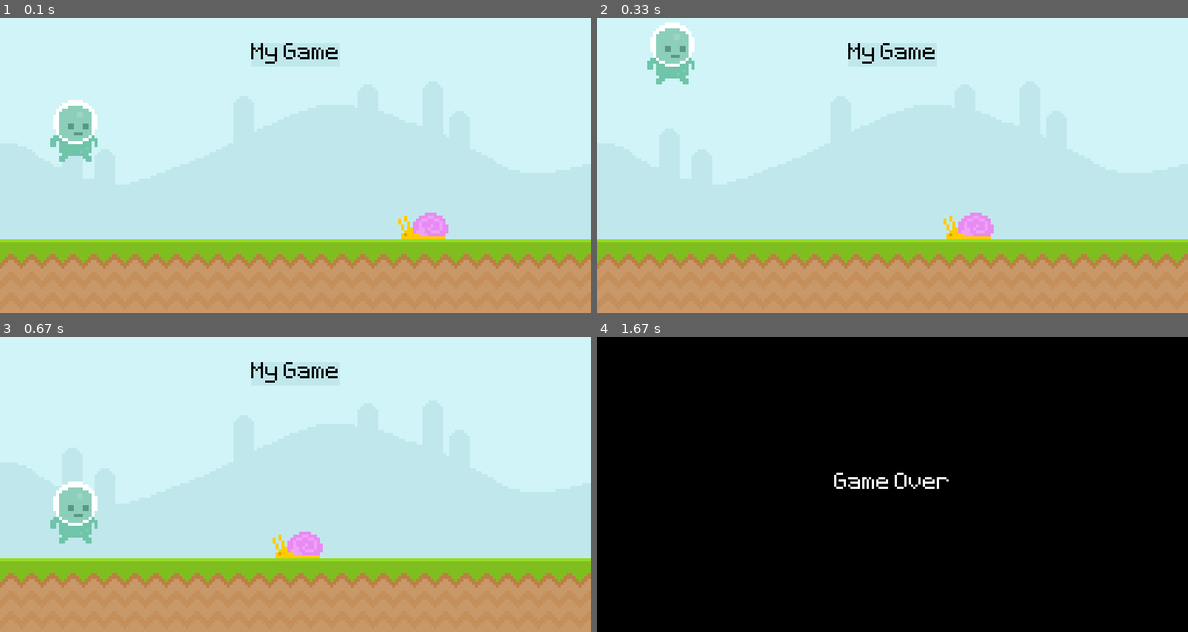
Above: before the commit, frames 1-4 (two rows, left to right).
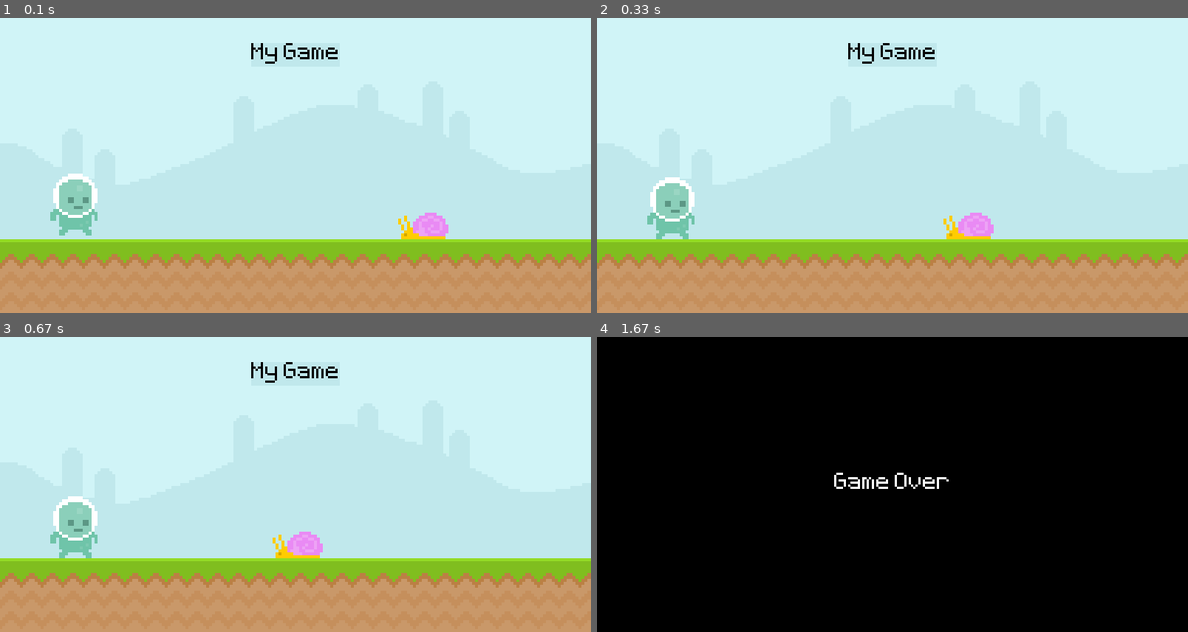
Above: after the commit, the same moments.

Repository: junealexis13/pygame
Game: pygame game, started from main.py
Two runs of this game, one before a commit and one after it. Both use one fixed random seed, a clock stepped at 60 frames per second and the inputs below.
Inputs (mouse positions are in pixels of both pictures, inside the frame that each line leads up to):
- Up to frame 1 (0.1 s): no input
- Up to frame 2 (0.33 s): no input
- Up to frame 3 (0.67 s): press the mouse at (153, 487) at 0.37 s; move the mouse to (254, 519) at 0.47 s; release the mouse at (354, 549) at 0.6 s
- Up to frame 4 (1.67 s): press the mouse at (750, 487) at 0.7 s; move the mouse to (851, 522) at 0.8 s; release the mouse at (945, 558) at 0.93 s

The runs differ from the first frame. In frame 1, 2.5% of the frame differs, in the area x 8-17%, y 27-74%; in frame 2, 2.5%; in frame 3, 1.3%; in frame 4, nothing differs.

Commit message:
created new screen

Diff:
--- a/main.py
+++ b/main.py
@@ -48,7 +48,7 @@
 player_rect = player_surf.get_rect(midbottom= (100,280))                             #this creates a rectangle based on sprite dimension
 #the get_rect acts like an ANCHORPOINT
 #can be substttd with top-mid-bottom + left-right
-player_gravity = -20
+player_gravity = 0
 while True:                                                                         #The window will run indefinitely
     #Check all the EVENTS/ Looping all through events
 
@@ -71,16 +71,16 @@
 
 
         #Execute if MOUSE was pressed
-        if event.type == pygame.MOUSEBUTTONDOWN:
-            if player_rect.bottom == 300:
-                player_gravity = -20
+        # if event.type == pygame.MOUSEBUTTONDOWN:
+        #     if player_rect.bottom == 300:
+        #         player_gravity = -20
 
             #ENABLE Flapping
             # elif player_rect.bottom <= 300:
             #     player_gravity = -13
 
-        if event.type == pygame.MOUSEMOTION:
-            print(pygame.mouse.get_pos())
+        # if event.type == pygame.MOUSEMOTION:
+        #     print(pygame.mouse.get_pos())
 
         #Execute if a KEY was released
         # if event.type == pygame.KEYUP:
